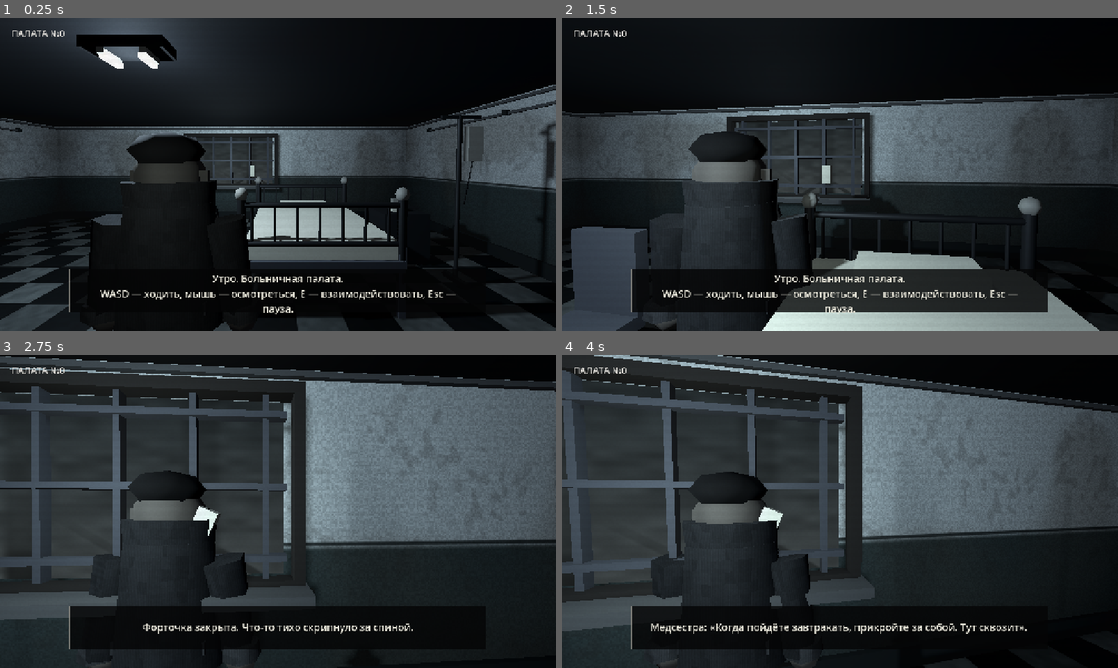
Above: before the commit, frames 1-4 (two rows, left to right).
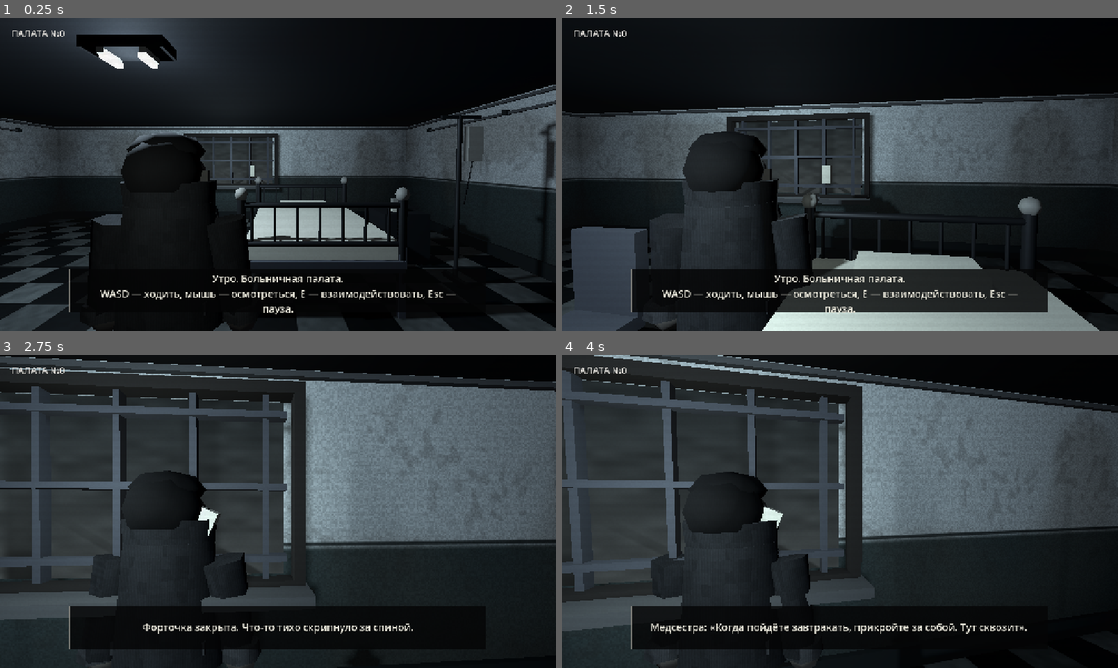
Above: after the commit, the same moments.

Repository: smaks190-crypto/Durotale
Game: Godot game, scene res://scenes/main.tscn
The game is run twice, just before and just after one commit, with the same random seed, the same clock (stepped at 60 frames per second) and the same inputs.
Inputs (mouse positions are in pixels of both pictures, inside the frame that each line leads up to):
- Up to frame 1 (0.25 s): no input
- Up to frame 2 (1.5 s): tap Enter at 0.5 s; move the mouse to (867, 174) at 0.52 s; hold E (interact) 0.53-1.28 s; hold W (move_forward) from 0.53 s (still down); move the mouse to (812, 174) at 1.27 s; tap E (interact) at 1.35 s
- Up to frame 3 (2.75 s): keep holding W (move_forward); move the mouse to (289, 505) at 2.02 s; hold E (interact) from 2.03 s (still down)
- Up to frame 4 (4 s): keep holding W (move_forward); move the mouse to (834, 517) at 2.77 s; release E (interact) at 2.78 s; tap E (interact) at 2.85 s; move the mouse to (878, 514) at 3.52 s; hold E (interact) from 3.53 s (still down)

The runs differ from the first frame. In frame 1, 0.9% of the frame differs, in the area x 21-37%, y 39-54%; in frame 2, 1.2%, in the area x 21-46%, y 42-59%; in frame 3, 1.0%; in frame 4, 1.1%.

Commit message:
fix(character): cover rear scalp to remove visor-like skin band

Diff:
--- a/godot/scripts/player.gd
+++ b/godot/scripts/player.gd
@@ -106,6 +106,14 @@
     head.radial_segments = 7
     head.rings = 4
     make_part(body_mesh,head,Vector3(0,1.74,0),skin)
+    # A back-of-head shell preserves the human silhouette in the default
+    # rear camera: without it the exposed skin resembles a white helmet band.
+    var back_hair := SphereMesh.new()
+    back_hair.radius = 0.282
+    back_hair.height = 0.47
+    back_hair.radial_segments = 9
+    back_hair.rings = 5
+    make_part(body_mesh,back_hair,Vector3(0,1.79,0.115),Color(0.065,0.062,0.062))
     var hair := SphereMesh.new()
     hair.radius = 0.275
     hair.height = 0.29
